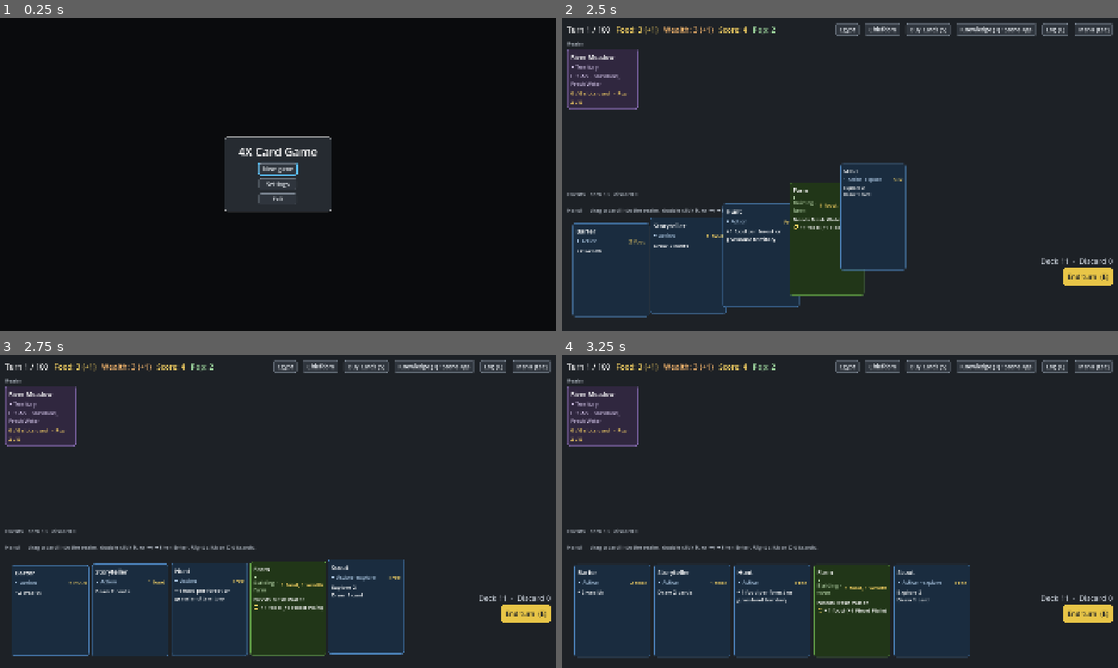
Above: before the commit, frames 1-4 (two rows, left to right).
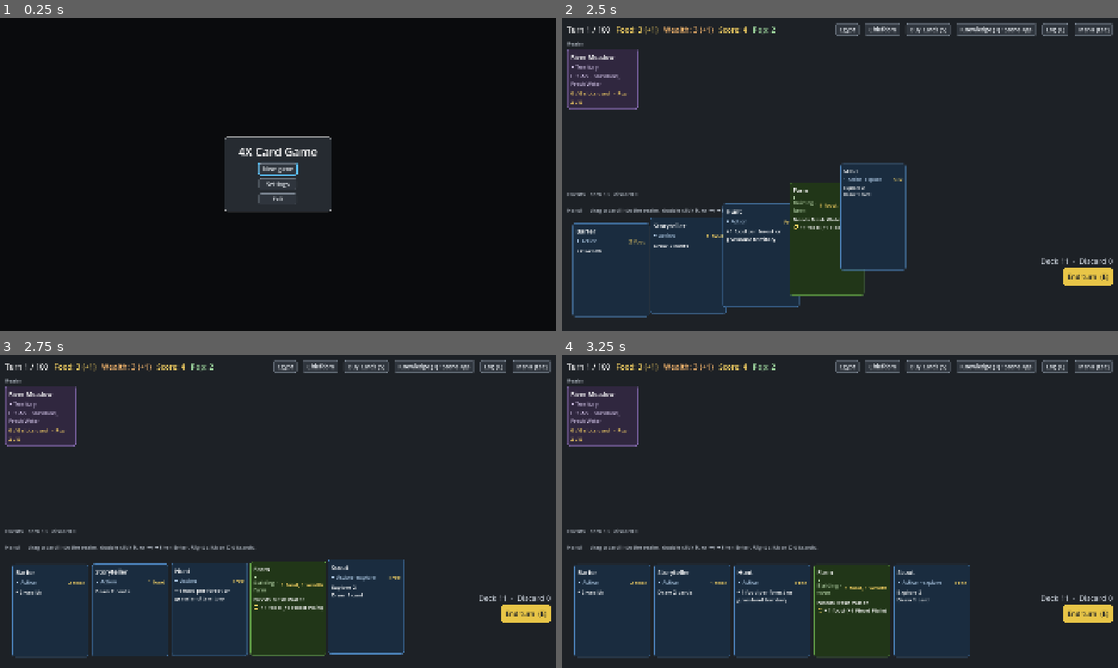
Above: after the commit, the same moments.

Repository: r888888888/4x-card-game
Game: Godot game, scene res://ui/main.tscn
Two runs of this game, one before a commit and one after it. Both use one fixed random seed, a clock stepped at 60 frames per second and the inputs below.
Inputs (mouse positions are in pixels of both pictures, inside the frame that each line leads up to):
- Up to frame 1 (0.25 s): no input
- Up to frame 2 (2.5 s): click "New game" at 0.5 s; click (845, 205) at 1.27 s; type "12" at 1.35 s; click "Start" at 2 s
- Up to frame 3 (2.75 s): no input
- Up to frame 4 (3.25 s): tap Enter (ui_accept) at 2.75 s; drag from (600, 417) to (895, 442) at 2.77 s

Frames 1-2 are identical in both runs. In frame 3, 0.5% of the frame differs, in the area x 2-17%, y 67-97%; in frame 4, nothing differs.

Commit message:
117: a dealt card lands without the squash-and-bounce
Co-Authored-By: Claude Sonnet 5.5 <noreply@anthropic.com>

Diff:
--- a/ui/card_motion.gd
+++ b/ui/card_motion.gd
@@ -14,6 +14,7 @@
 var _last_mouse_x := 0.0
 var _shake_x := 0.0
 var _shake_on_land := false
+var _dealt := false  # flying in from the deck: it lands without the squash (117)
 var _layer: Control
 var _fx_tween: Tween
 
@@ -61,6 +62,7 @@
 	view.fx_scale = Vector2.ONE if _calm() else Vector2(0.5, 0.5)
 	view.modulate.a = 0.0
 	fly_to_slot(slot, layer)
+	_dealt = true
 	delay = p_delay
 	var t := _play_fx()
 	t.tween_interval(p_delay)
@@ -179,12 +181,15 @@
 func _land() -> void:
 	view.reparent(view.slot)
 	_come_to_rest()
+	var dealt := _dealt
+	_dealt = false
 	if _calm():
 		_shake_on_land = false
 		if view.modulate.a >= 1.0:  # not mid deal, which fades itself in
 			_fade_in()
 		return
-	squash()
+	if not dealt:
+		squash()
 	if _shake_on_land:
 		_shake_on_land = false
 		_shake()
Not shown, changed: docs/backlog/117-no-bounce-on-dealt-cards.md
Not shown, changed: docs/testing.md
